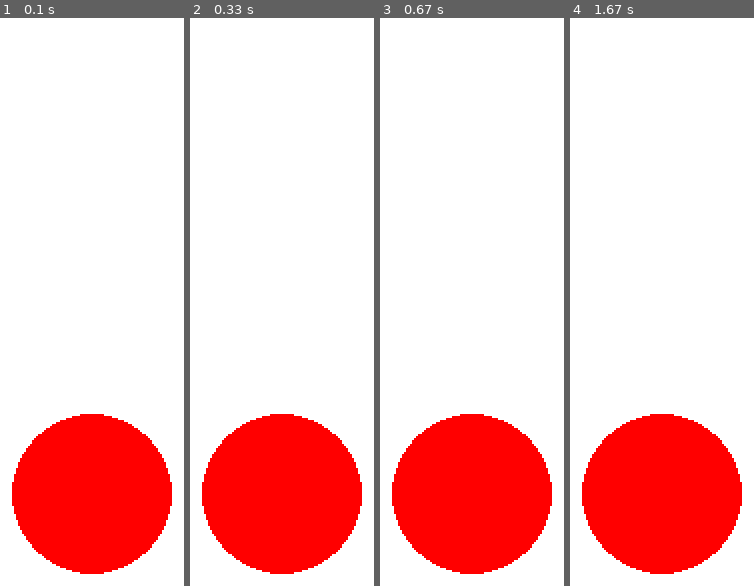
Above: before the commit, frames 1-4 (left to right).
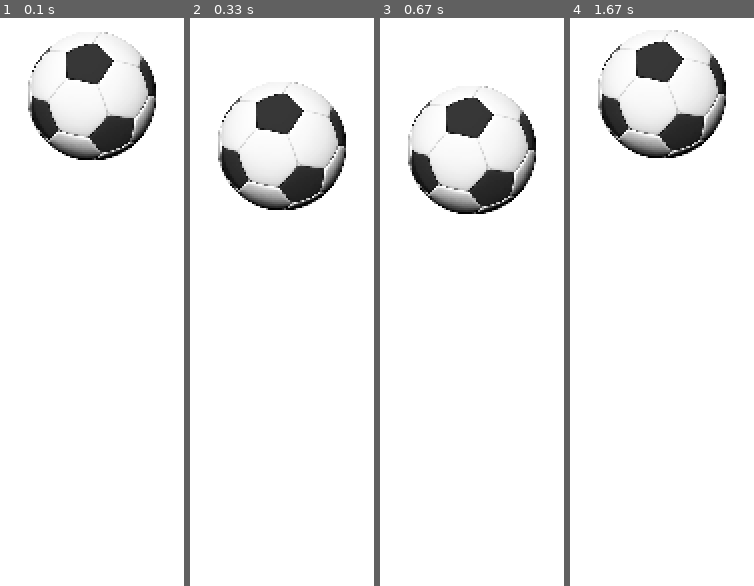
Above: after the commit, the same moments.

Repository: dttvn0010/python_tutorial
Game: pygame game, started from pygame/ball/ball7.py
The game is run twice, just before and just after one commit, with the same random seed, the same clock (stepped at 60 frames per second) and the same inputs.
Inputs (mouse positions are in pixels of both pictures, inside the frame that each line leads up to):
- Up to frame 1 (0.1 s): no input
- Up to frame 2 (0.33 s): no input
- Up to frame 3 (0.67 s): hold Up from 0.33 s (still down); move the mouse to (424, 534) at 0.37 s
- Up to frame 4 (1.67 s): release Up at 0.8 s; hold Up 0.83-1.2 s; hold Up 1.23-1.53 s; hold Up from 1.57 s (still down)

The runs differ from the first frame. In frame 1, 26% of the frame differs, in the area x 6-94%, y 2-98%; in frame 2, 26%; in frame 3, 26%; in frame 4, 26%.

Commit message:
Switching ball7 and ball8

Diff:
--- a/pygame/ball/ball7.py
+++ b/pygame/ball/ball7.py
@@ -6,38 +6,43 @@
 screenX, screenY = 640, 480
 screen = pygame.display.set_mode((screenX, screenY))
 
-def drawBall(x, y, r, color):
-    pygame.draw.ellipse(screen, color, pygame.Rect(x-r, y-r, 2*r, 2*r))
-
 r = 40
 x = screenX/2
-y = screenY/2
-moving = False
+y = r
+vy = 0
+a = 0.05
+
+image = pygame.image.load("ball.png")
+image = pygame.transform.scale(image, (2*r, 2*r))
+
+def drawBall(x, y, r, color):
+	screen.blit(image, pygame.Rect(x-r, y-r, 2*r, 2*r))
+
 clock = pygame.time.Clock()
-
 while True:
     clock.tick(100)
+
+    for event in pygame.event.get():
+        if event.type == pygame.QUIT:
+            sys.exit()
+
+        if event.type == pygame.KEYDOWN and event.key == pygame.K_UP:
+            a = -0.1
+
+        if event.type == pygame.KEYUP:
+            a = 0.05
 
     screen.fill(WHITE)
     drawBall(x, y, r, RED)
     pygame.display.flip()
 
-    for event in pygame.event.get():
-        if event.type == pygame.QUIT:
-            sys.exit()
+    vy += a
+    y += vy
 
-        if event.type == pygame.MOUSEBUTTONDOWN:
-            mouse_x, mouse_y = pygame.mouse.get_pos()
-            dx = x - mouse_x
-            dy = y - mouse_y
+    if y + r > screenY:
+        y = screenY - r
+        vy = -0.9 * vy
 
-            if dx*dx + dy*dy < r*r:
-                moving = True
-
-        if event.type == pygame.MOUSEMOTION and moving:
-            mouse_x, mouse_y = pygame.mouse.get_pos()
-            x = mouse_x
-            y = mouse_y
-
-        if event.type == pygame.MOUSEBUTTONUP:
-            moving = False
+    if y < r:
+        y = r
+        vy = 0
--- a/pygame/ball/ball8.py
+++ b/pygame/ball/ball8.py
@@ -8,41 +8,39 @@
 
 r = 40
 x = screenX/2
-y = r
-vy = 0
-a = 0.05
+y = screenY/2
+moving = False
+clock = pygame.time.Clock()
 
 image = pygame.image.load("ball.png")
 image = pygame.transform.scale(image, (2*r, 2*r))
 
 def drawBall(x, y, r, color):
-	screen.blit(image, pygame.Rect(x-r, y-r, 2*r, 2*r))
+    screen.blit(image, pygame.Rect(x-r, y-r, 2*r, 2*r))
 
-clock = pygame.time.Clock()
 while True:
     clock.tick(100)
+
+    screen.fill(WHITE)
+    drawBall(x, y, r, RED)
+    pygame.display.flip()
 
     for event in pygame.event.get():
         if event.type == pygame.QUIT:
             sys.exit()
 
-        if event.type == pygame.KEYDOWN and event.key == pygame.K_UP:
-            a = -0.1
+        if event.type == pygame.MOUSEBUTTONDOWN:
+            mouse_x, mouse_y = pygame.mouse.get_pos()
+            dx = x - mouse_x
+            dy = y - mouse_y
 
-        if event.type == pygame.KEYUP:
-            a = 0.05
+            if dx*dx + dy*dy < r*r:
+                moving = True
 
-    screen.fill(WHITE)
-    drawBall(x, y, r, RED)
-    pygame.display.flip()
+        if event.type == pygame.MOUSEMOTION and moving:
+            mouse_x, mouse_y = pygame.mouse.get_pos()
+            x = mouse_x
+            y = mouse_y
 
-    vy += a
-    y += vy
-
-    if y + r > screenY:
-        y = screenY - r
-        vy = -0.9 * vy
-
-    if y < r:
-        y = r
-        vy = 0
+        if event.type == pygame.MOUSEBUTTONUP:
+            moving = False
